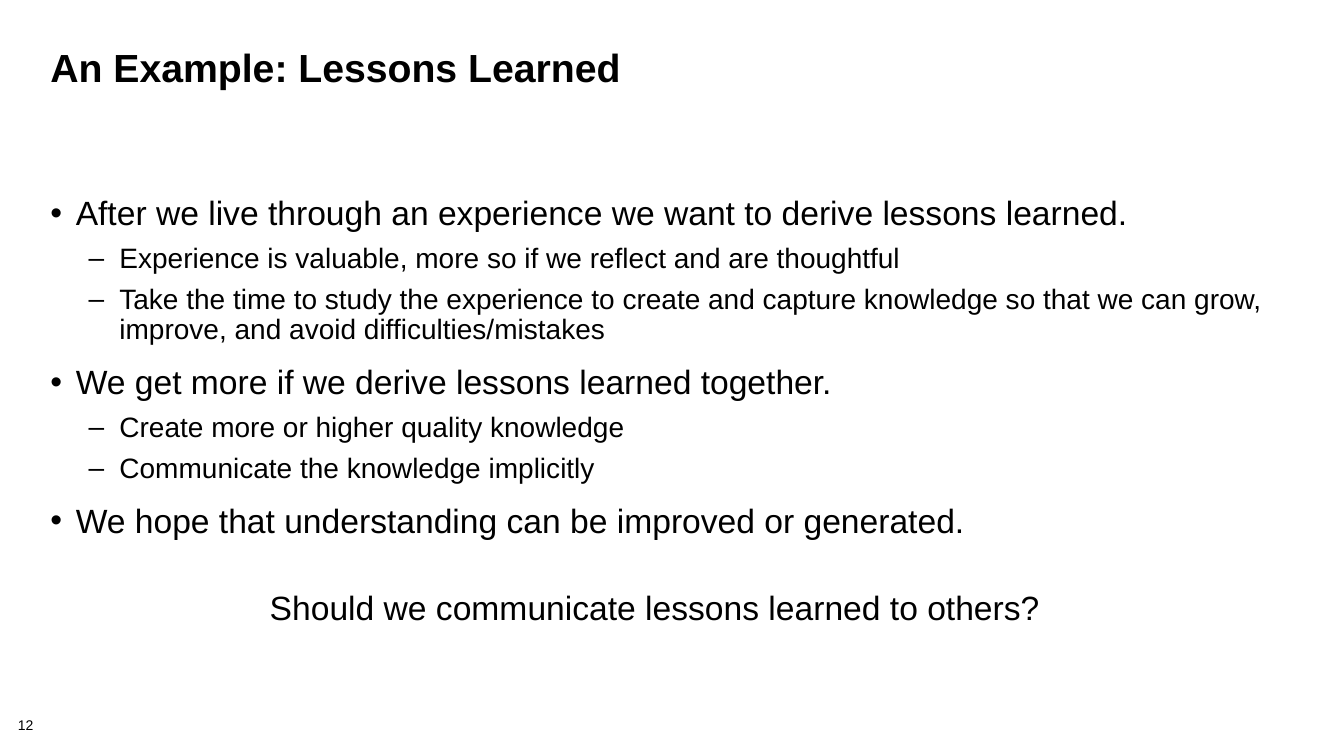
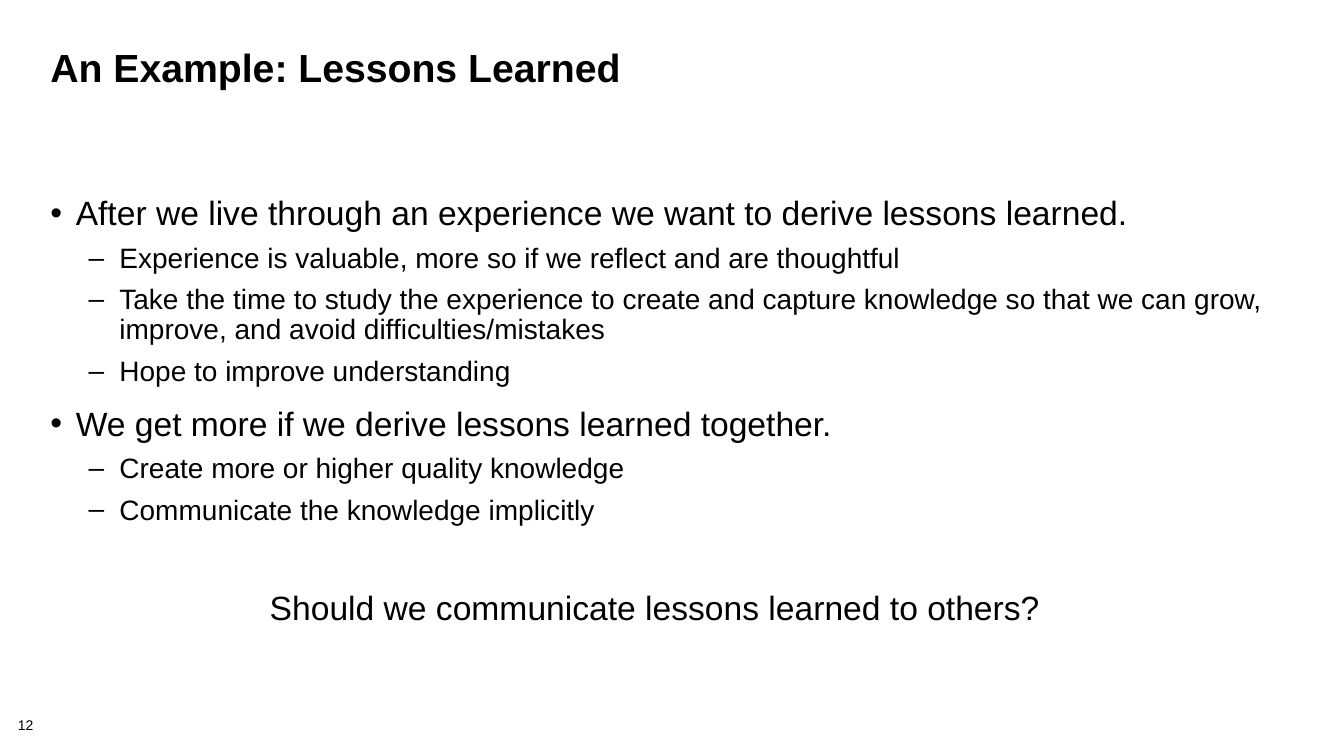
Before and after one commit to bssw-tutorial/presentations, a slide deck: slide 12 of lab-notebooks.pptx. Drawn at 1344x756 pixels with LibreOffice and Linux fonts; fonts in the diff are those of the drawing; background and template pictures are left out. Boxes give left, top, right and bottom in pixels: in the first picture for what was removed or moved away, otherwise in the second. Text is boxed around its words. In the diff, an @@ line names an element or a change of style, - is before the commit and + after.

```diff
--- a/lab-notebooks.pptx
+++ b/lab-notebooks.pptx
@@ text at box(119, 360, 511, 386): paragraph added @@
+  – Hope to improve understanding
@@ text at box(76, 508, 965, 540): paragraph removed @@
-• We hope that understanding can be improved or generated.
```
Also in this commit, not shown: 4 other slides changed.
